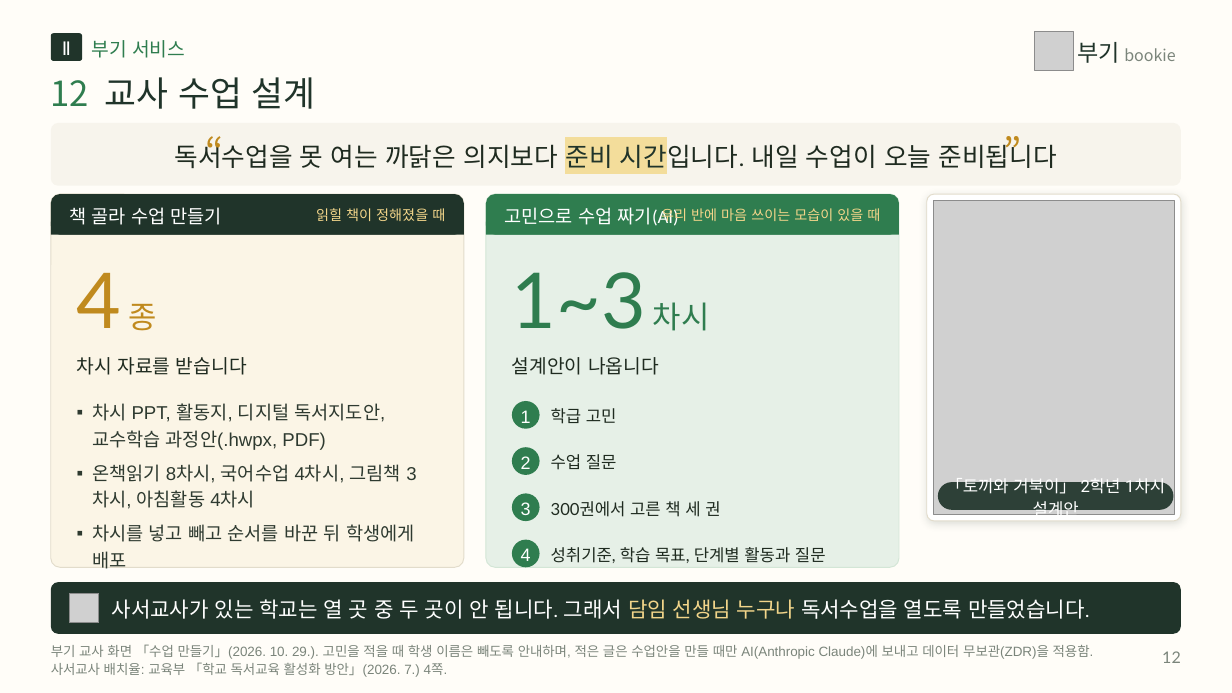
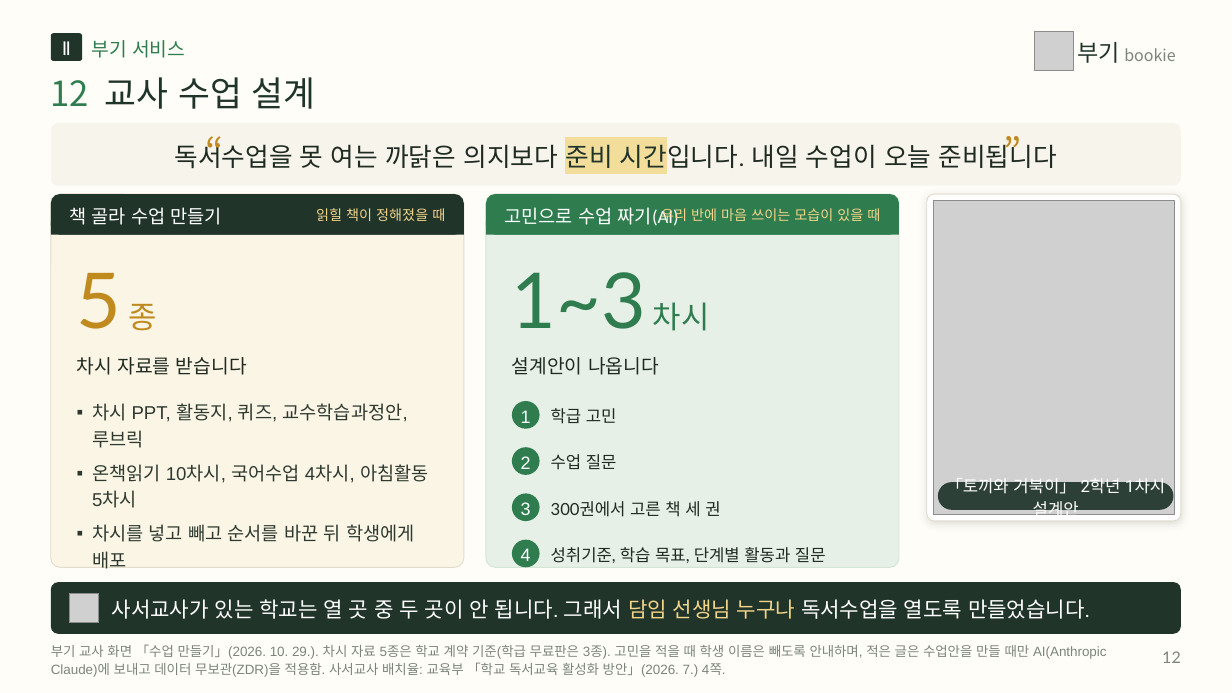
Before and after one commit to legoschool/bookie-test, a slide deck: slide 12 of promo/dl/proposal/bookie-proposal-short-20p.pptx. Drawn at 1232x693 pixels with LibreOffice and Linux fonts; fonts in the diff are those of the drawing; grey boxes stand for pictures. Boxes give left, top, right and bottom in pixels: in the first picture for what was removed or moved away, otherwise in the second. Text is boxed around its words. In the diff, an @@ line names an element or a change of style, - is before the commit and + after.

```diff
--- a/promo/dl/proposal/bookie-proposal-short-20p.pptx
+++ b/promo/dl/proposal/bookie-proposal-short-20p.pptx
@@ text at (77,273,156,331): text changed @@
-4 종
+5 종
@@ text at (92,403,429,508): text changed @@
-▪ 차시 PPT, 활동지, 디지털 독서지도안, 교수학습 과정안(.hwpx, PDF)
-▪ 온책읽기 8차시, 국어수업 4차시, 그림책 3차시, 아침활동 4차시
+▪ 차시 PPT, 활동지, 퀴즈, 교수학습과정안, 루브릭
+▪ 온책읽기 10차시, 국어수업 4차시, 아침활동 5차시
@@ text at (51,644,1107,677): text changed @@
-부기 교사 화면 「수업 만들기」(2026. 10. 29.). 고민을 적을 때 학생 이름은 빼도록 안내하며, 적은 글은 수업안을 만들 때만 AI(Anthropic Claude)에 보내고 데이터 무보관(ZDR)을 적용함. 사서교사 배치율: 교육부 「학교 독서교육 활성화 방안」(2026. 7.) 4쪽.
+부기 교사 화면 「수업 만들기」(2026. 10. 29.). 차시 자료 5종은 학교 계약 기준(학급 무료판은 3종). 고민을 적을 때 학생 이름은 빼도록 안내하며, 적은 글은 수업안을 만들 때만 AI(Anthropic Claude)에 보내고 데이터 무보관(ZDR)을 적용함. 사서교사 배치율: 교육부 「학교 독서교육 활성화 방안」(2026. 7.) 4쪽.
```
Also in this commit, not shown: 9 other slides changed, 42 other files.
